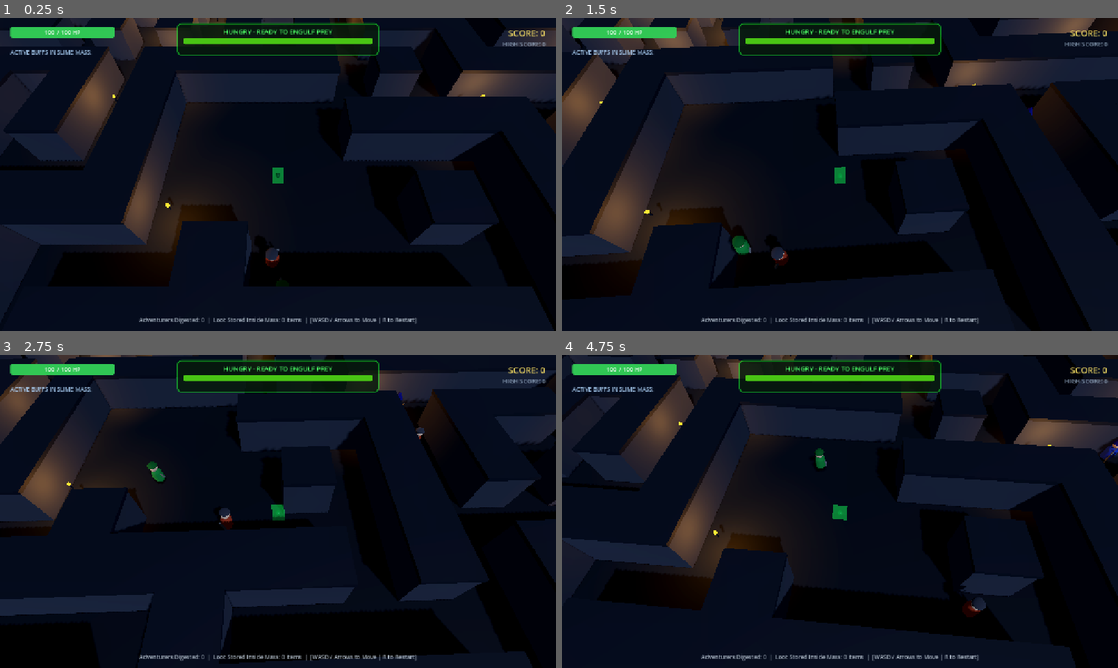
Above: before the commit, frames 1-4 (two rows, left to right).
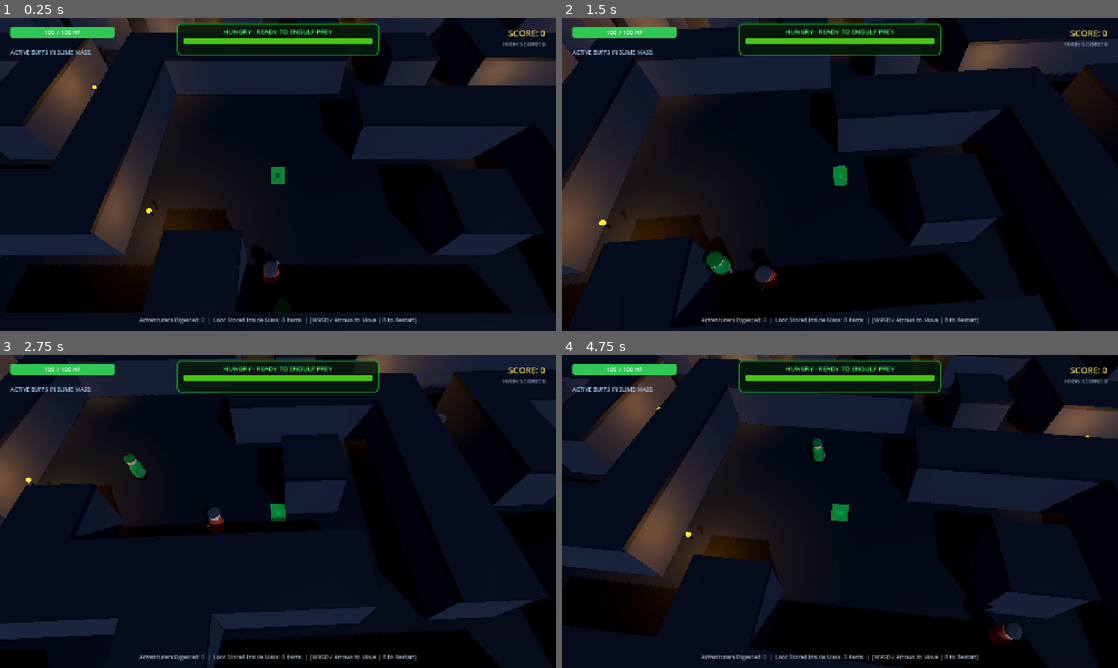
Above: after the commit, the same moments.

Repository: JunNealy/cube-test
Game: Godot game, scene res://scenes/main.tscn
Same seed, same stepped clock (60 frames per second), same inputs: the game is played once before the commit and once after it.
Inputs:
- Up to frame 1 (0.25 s): no input
- Up to frame 2 (1.5 s): hold D (move_right) 0.53-1.28 s; tap 1 at 0.6, 1.35 s; hold S (move_down) from 1.28 s (still down)
- Up to frame 3 (2.75 s): release S (move_down) at 2.03 s; hold D (move_right) from 2.03 s (still down); tap 1 at 2.1 s
- Up to frame 4 (4.75 s): release D (move_right) at 2.78 s; hold W (move_up) 2.78-3.53 s; tap 1 at 2.85, 3.6, 4.35 s; hold A (move_left) from 3.53 s (still down)

The runs differ from the first frame. In frame 1, 25% of the frame differs, in the area x 0-100%, y 0-100%; in frame 2, 28%; in frame 3, 25%; in frame 4, 29%.

Commit message:
feat(camera): zoom out as the slime grows

Diff:
--- a/scripts/follow_camera.gd
+++ b/scripts/follow_camera.gd
@@ -3,6 +3,9 @@
 @export var target_path: NodePath
 @export var smooth_speed: float = 6.0
 @export var camera_offset: Vector3 = Vector3(0, 15.0, 10.0)
+# Offset multiplier at the slime's smallest and largest size
+@export var min_zoom: float = 0.85
+@export var max_zoom: float = 1.35
 
 var target: Node3D
 
@@ -12,6 +15,10 @@
 
 func _physics_process(delta: float) -> void:
 	if is_instance_valid(target):
-		var target_pos = target.global_position + camera_offset
+		var zoom = 1.0
+		if target is SlimePlayer:
+			var t = inverse_lerp(SlimePlayer.START_GROWTH, SlimePlayer.MAX_GROWTH, target.current_growth)
+			zoom = lerpf(min_zoom, max_zoom, t)
+		var target_pos = target.global_position + camera_offset * zoom
 		global_position = global_position.lerp(target_pos, smooth_speed * delta)
 		look_at(target.global_position + Vector3(0, 0.5, 0), Vector3.UP)
